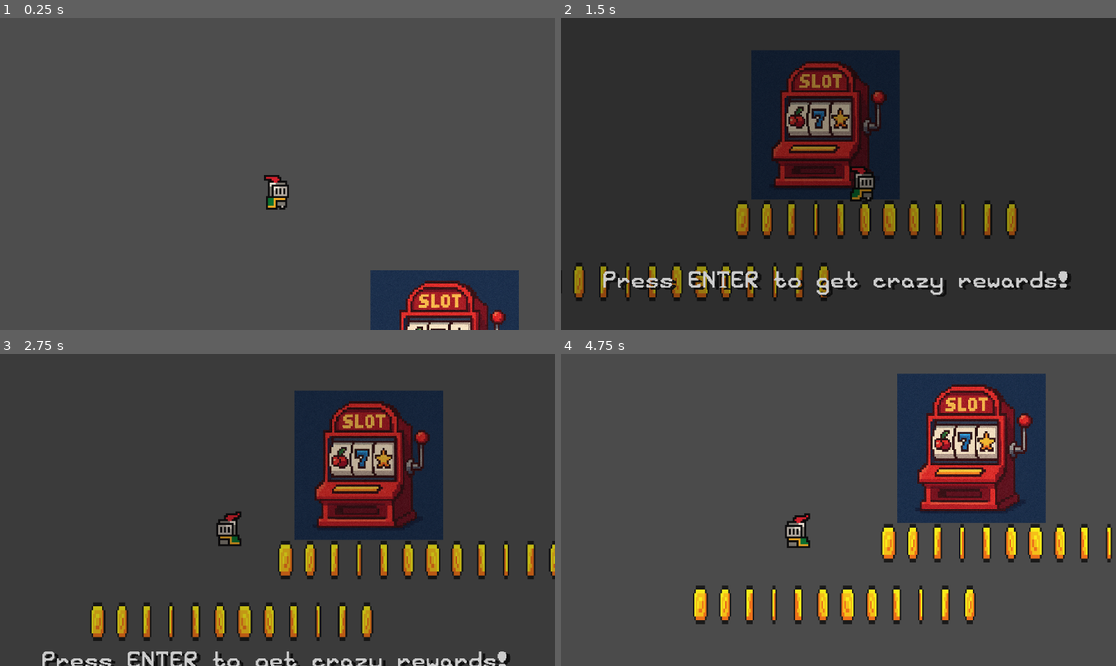
Above: before the commit, frames 1-4 (two rows, left to right).
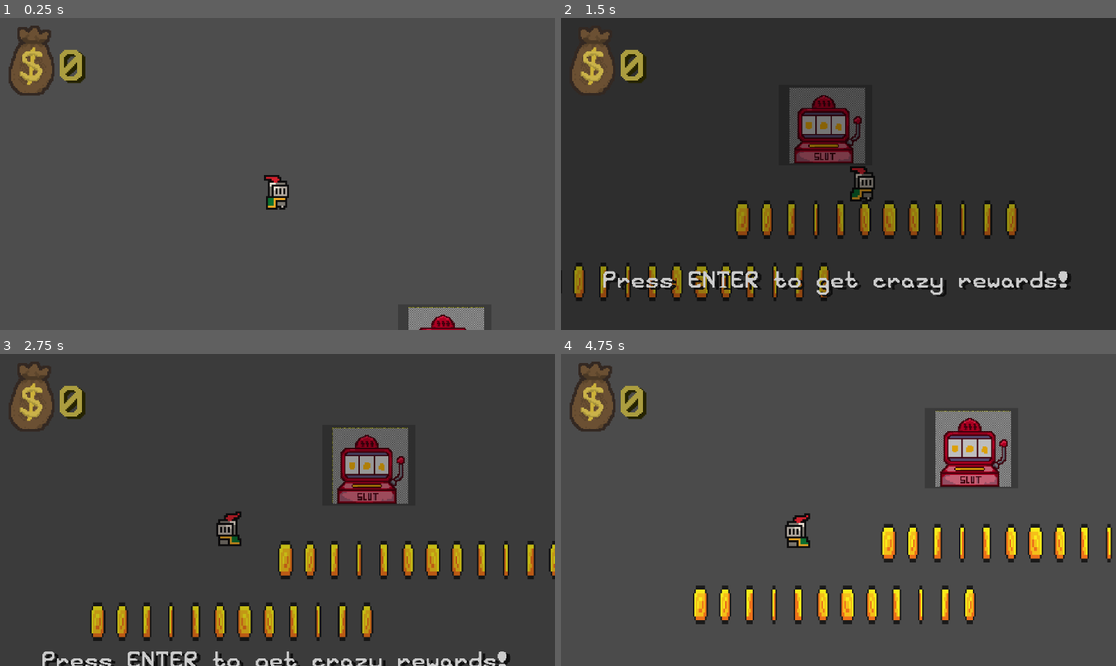
Above: after the commit, the same moments.

Repository: tomkoid/brackeys_game_jam
Game: Godot game, scene res://level.tscn
The game is run twice, just before and just after one commit, with the same random seed, the same clock (stepped at 60 frames per second) and the same inputs.
Inputs:
- Up to frame 1 (0.25 s): no input
- Up to frame 2 (1.5 s): tap Enter (interact) at 0.5, 0.6, 1.25, 1.35 s; hold D (right) from 0.53 s (still down); tap Space (jump) at 0.77 s
- Up to frame 3 (2.75 s): tap Space (jump) at 1.52 s; tap Enter (interact) at 2, 2.1 s; release D (right) at 2.03 s; hold A (left) from 2.03 s (still down)
- Up to frame 4 (4.75 s): tap Enter (interact) at 2.75, 2.85, 3.5, 3.6, 4.25, 4.35 s; release A (left) at 2.78 s; hold D (right) 2.78-4.28 s; tap Space (jump) at 3.02, 3.77, 4.52 s; hold A (left) from 4.28 s (still down)

The runs differ from the first frame. In frame 1, 7.0% of the frame differs, in the area x 1-94%, y 2-100%; in frame 2, 13%; in frame 3, 14%; in frame 4, 15%, in the area x 1-88%, y 2-55%.

Commit message:
Added money HUD

Diff:
--- /dev/null
+++ b/Scenes/HUD.tscn
@@ -0,0 +1,26 @@
+[gd_scene load_steps=4 format=3 uid="uid://5p8ufukrv5ip"]
+
+[ext_resource type="Script" uid="uid://wy0omyrboipg" path="res://Scripts/HUD.gd" id="1_psnte"]
+[ext_resource type="Texture2D" uid="uid://bueahf7m1wypa" path="res://Textures/MoneyBag.png" id="1_sd512"]
+[ext_resource type="FontFile" uid="uid://dil43sbwcg2uc" path="res://Fonts/Main Font.png" id="2_jo1ms"]
+
+[node name="HUD" type="CanvasLayer"]
+script = ExtResource("1_psnte")
+
+[node name="Money Bag" type="Sprite2D" parent="."]
+position = Vector2(91, 89)
+scale = Vector2(2.5, 2.5)
+texture = ExtResource("1_sd512")
+
+[node name="Money Count" type="Label" parent="Money Bag"]
+offset_left = 13.3333
+offset_top = -21.0
+offset_right = 58.3333
+offset_bottom = 27.0
+theme_override_colors/font_color = Color(0.84, 0.76944, 0.3108, 1)
+theme_override_colors/font_shadow_color = Color(0.18, 0.171, 0, 1)
+theme_override_constants/shadow_offset_x = 3
+theme_override_constants/shadow_offset_y = 2
+theme_override_fonts/font = ExtResource("2_jo1ms")
+theme_override_font_sizes/font_size = 48
+text = "0"
--- /dev/null
+++ b/Scripts/HUD.gd
@@ -0,0 +1,12 @@
+extends CanvasLayer
+
+@onready var money_label = $"Money Bag/Money Count"
+
+var money_count := 0
+
+func set_money(new_value):
+	money_count = new_value
+	money_label.text = str(money_count)
+
+func update_money(change_by):
+	set_money(money_count + change_by)
--- a/project.godot
+++ b/project.godot
@@ -19,11 +19,8 @@
 
 Overlay="*res://Scenes/Overlay.tscn"
 Effects="*res://Scenes/Effects.tscn"
-
-run/main_scene="uid://nfbukqlpwn6i"
-config/features=PackedStringArray("4.4", "Forward Plus")
-config/icon="res://icon.svg"
 Text="*res://Scenes/Text.tscn"
+HUD="*res://Scenes/HUD.tscn"
 
 [global_group]
 
Not shown: 1 places in Scenes/SlotMachine.tscn that only renumber resources
Not shown, added: Scripts/HUD.gd.uid
Binary file added: Textures/MoneyBag.png
Not shown, changed: Textures/MoneyBag.png.import
Binary file changed: Textures/SlotMachine.png
